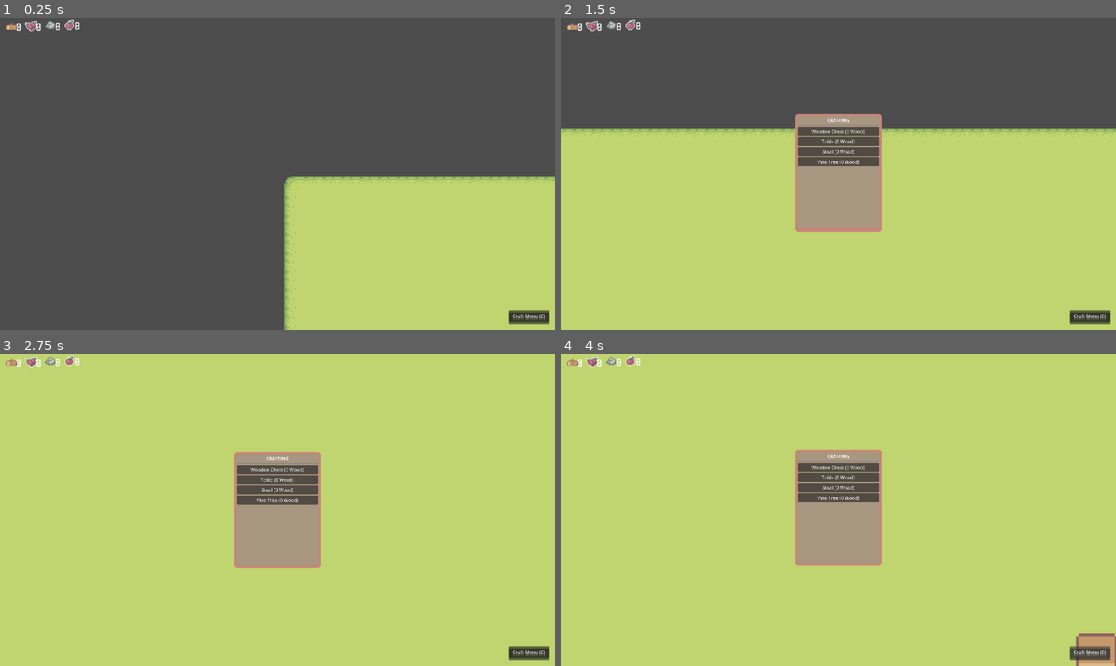
Above: before the commit, frames 1-4 (two rows, left to right).
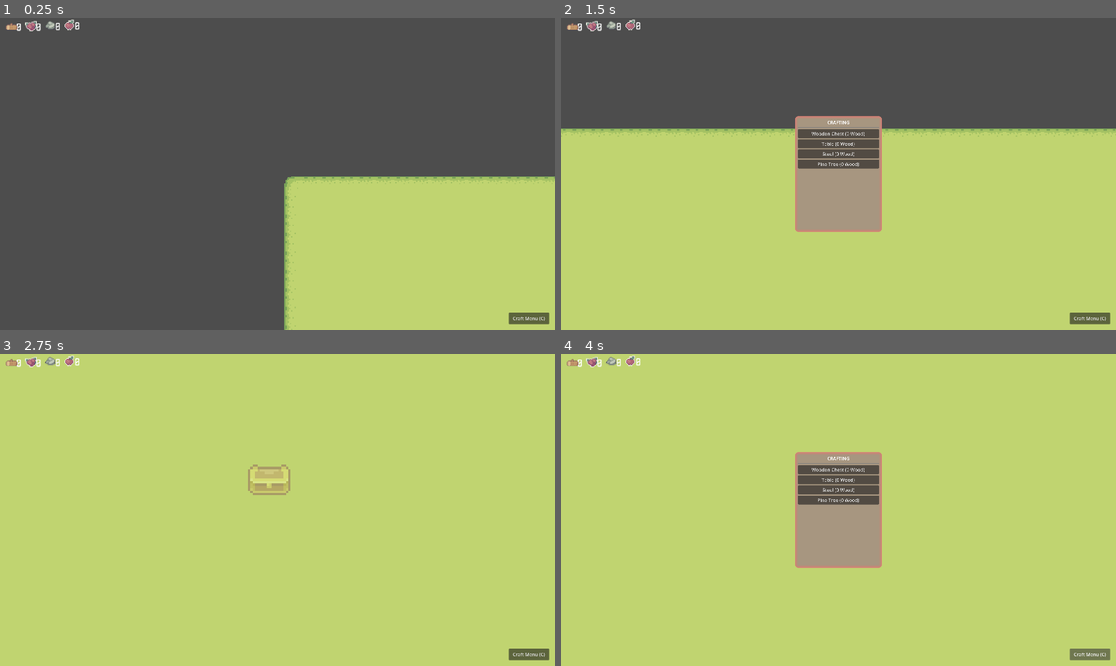
Above: after the commit, the same moments.

Repository: Cibelette/idydlle-New
Game: Godot game, scene res://Scenes/game.tscn
The game is run twice, just before and just after one commit, with the same random seed, the same clock (stepped at 60 frames per second) and the same inputs.
Inputs (mouse positions are in pixels of both pictures, inside the frame that each line leads up to):
- Up to frame 1 (0.25 s): no input
- Up to frame 2 (1.5 s): tap Enter at 0.5 s; move the mouse to (960, 158) at 0.52 s; hold D (move_right) 0.53-1.28 s; hold C (toggle_crafting) 0.53-1.28 s; click (960, 158) at 0.67 s; move the mouse to (727, 189) at 1.27 s; hold S (move_down) from 1.28 s (still down); tap Mouse wheel up (zoom_in) at 1.35 s
- Up to frame 3 (2.75 s): release S (move_down) at 2 s; click "Wooden Chest (0 Wood)" at 2 s
- Up to frame 4 (4 s): click (838, 478) at 2.75 s, where only the run before the commit has a clickable "Table (0 Wood)"; click "Craft Menu (C)" at 3.5 s

The runs differ from the first frame. In frame 1, 0.3% of the frame differs, in the area x 91-99%, y 93-98%; in frame 2, 1.4%; in frame 3, 6.1%, in the area x 42-99%, y 31-98%; in frame 4, 2.1%.

Commit message:
Feature: implement dynamic grid-based furniture sizing

Diff:
--- a/Scenes/game.tscn
+++ b/Scenes/game.tscn
@@ -123,10 +123,6 @@
 
 [node name="CraftingMenu" parent="CanvasLayer" unique_id=1219859033 instance=ExtResource("7_craft_menu")]
 
-[node name="CraftingMenu2" parent="CanvasLayer" unique_id=1671119595 instance=ExtResource("7_craft_menu")]
-offset_top = -8.0
-offset_bottom = -8.0
-
 [node name="wood_count" parent="CanvasLayer" unique_id=1290331133 instance=ExtResource("6_i6g32")]
 offset_left = 39.0
 offset_top = 28.0
